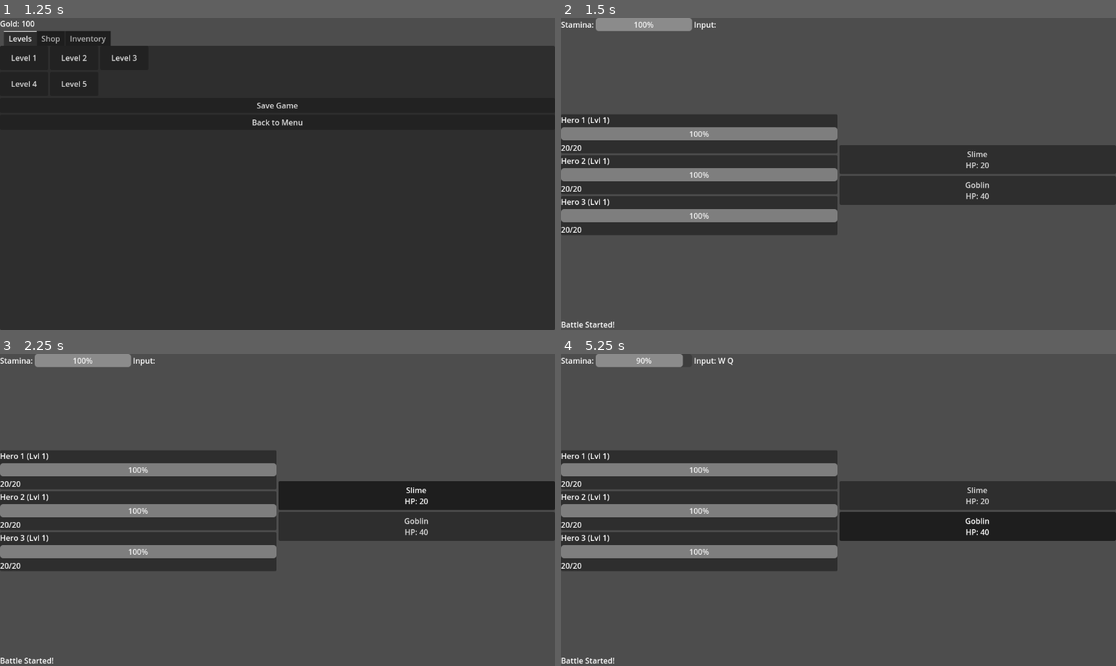
Above: before the commit, frames 1-4 (two rows, left to right).
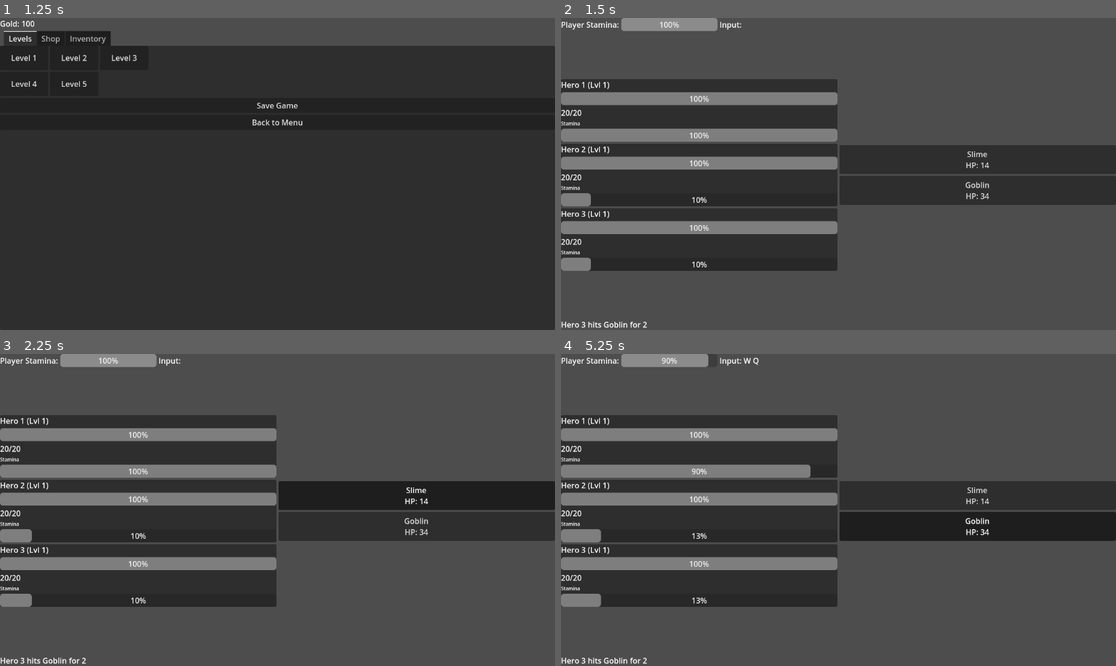
Above: after the commit, the same moments.

Repository: BautistaBravo/ReinosLowScope
Game: Godot game, scene res://scenes/MainMenu.tscn
The game is run twice, just before and just after one commit, with the same random seed, the same clock (stepped at 60 frames per second) and the same inputs.
Inputs (mouse positions are in pixels of both pictures, inside the frame that each line leads up to):
- Up to frame 1 (1.25 s): click "New Game" at 0.5 s
- Up to frame 2 (1.5 s): click "Level 2" at 1.25 s
- Up to frame 3 (2.25 s): click (416, 494) at 2 s, where only the run before the commit has a clickable "Slime HP: 20"
- Up to frame 4 (5.25 s): click (977, 494) at 2.75 s, where only the run after the commit has a clickable "Slime HP: 14"; click (977, 525) at 3.5 s, where only the run before the commit has a clickable "Goblin HP: 40"; click (977, 525) at 4.25 s, where only the run after the commit has a clickable "Goblin HP: 34"; tap Enter at 5 s; hold W from 5.03 s (still down); tap Q at 5.1 s

Frame 1 is identical in both runs. In frame 2, 21% of the frame differs, in the area x 0-78%, y 0-100%; in frame 3, 21%; in frame 4, 22%.

Commit message:
Implement AI Companions with independent stamina
- Refactored `Combat.gd` to split stamina management between Player (index 0) and AI Companions (indices > 0).
- Implemented independent stamina bars for each party member.
- Implemented AI logic: Companions wait for stamina to reach threshold, then randomly Attack or Heal.
- Player inputs now consume only Player Stamina.
- Updated `DOCUMENTATION.md` to explain AI Companion behavior.

Diff:
--- a/scripts/scenes/Combat.gd
+++ b/scripts/scenes/Combat.gd
@@ -4,20 +4,30 @@
 const BASE_STAMINA_COST = 5
 const BASE_STAMINA_REGEN = 1.0
 const BASE_MAX_STAMINA = 100.0
+const AI_ACTION_COST = 30.0 # Stamina required for AI companion to act
 
 # State
-var current_stamina = 100.0
-var max_stamina = 100.0
-var stamina_regen = 1.0
-
+var is_combat_active = true
+
+# Player State (Hero 1)
+var player_stamina = 100.0
+var player_max_stamina = 100.0
+var player_stamina_regen = 1.0
 var input_buffer = []
+
+# Party State (AI)
+# Array of floats tracking stamina for each member.
+# Index 0 is player_stamina (synced), Indices > 0 are AI.
+var party_stamina = []
+var party_max_stamina = []
+var party_stamina_regen = []
+
 var selected_enemy_index = -1
-var enemies_data = [] # Local copy of enemy data for the battle
-var enemy_atb_gauges = [] # Array of floats (0 to 100)
-var is_combat_active = true
+var enemies_data = []
+var enemy_atb_gauges = []
 
 # UI References
-var stamina_bar: ProgressBar
+var stamina_bar: ProgressBar # Player's big stamina bar
 var input_label: Label
 var log_label: Label
 var party_container: VBoxContainer
@@ -26,7 +36,12 @@
 
 func _ready():
 	_calculate_party_stats()
-	current_stamina = max_stamina
+	# Initialize run-time stamina
+	party_stamina = []
+	for i in range(GameManager.party.size()):
+		party_stamina.append(party_max_stamina[i])
+
+	player_stamina = party_stamina[0]
 	input_buffer = []
 
 	_build_ui()
@@ -34,29 +49,35 @@
 	_load_enemies()
 
 func _calculate_party_stats():
-	# Calculate global stamina stats based on equipment
-	var bonus_stam = GameManager.get_party_total_stat_bonus("stamina")
-	var bonus_regen = GameManager.get_party_total_stat_bonus("stamina_regen")
-
-	max_stamina = BASE_MAX_STAMINA + bonus_stam
-	stamina_regen = BASE_STAMINA_REGEN + bonus_regen
+	party_max_stamina = []
+	party_stamina_regen = []
+
+	for i in range(GameManager.party.size()):
+		var bonus_stam = GameManager.get_member_effective_stat(i, "stamina", 0)
+		var bonus_regen = GameManager.get_member_effective_stat(i, "stamina_regen", 0)
+
+		party_max_stamina.append(BASE_MAX_STAMINA + bonus_stam)
+		party_stamina_regen.append(BASE_STAMINA_REGEN + bonus_regen)
+
+	# Player alias
+	player_max_stamina = party_max_stamina[0]
+	player_stamina_regen = party_stamina_regen[0]
 
 func _build_ui():
-	# Root VBox
 	var root = VBoxContainer.new()
 	root.set_anchors_and_offsets_preset(Control.PRESET_FULL_RECT)
 	add_child(root)
 
-	# Top Bar: Stamina
+	# Top Bar: Player Stamina
 	var top_bar = HBoxContainer.new()
 	root.add_child(top_bar)
 
 	var stam_label = Label.new()
-	stam_label.text = "Stamina:"
+	stam_label.text = "Player Stamina:"
 	top_bar.add_child(stam_label)
 
 	stamina_bar = ProgressBar.new()
-	stamina_bar.max_value = max_stamina
+	stamina_bar.max_value = player_max_stamina
 	stamina_bar.custom_minimum_size = Vector2(200, 20)
 	top_bar.add_child(stamina_bar)
 
@@ -64,24 +85,20 @@
 	input_feedback.text = "Input: "
 	top_bar.add_child(input_feedback)
 
-	# Middle: Battle Ground
 	var battle_ground = HBoxContainer.new()
 	battle_ground.size_flags_vertical = Control.SIZE_EXPAND_FILL
 	root.add_child(battle_ground)
 
-	# Left: Party
 	party_container = VBoxContainer.new()
 	party_container.size_flags_horizontal = Control.SIZE_EXPAND_FILL
 	party_container.alignment = BoxContainer.ALIGNMENT_CENTER
 	battle_ground.add_child(party_container)
 
-	# Right: Enemies
 	enemy_container = VBoxContainer.new()
 	enemy_container.size_flags_horizontal = Control.SIZE_EXPAND_FILL
 	enemy_container.alignment = BoxContainer.ALIGNMENT_CENTER
 	battle_ground.add_child(enemy_container)
 
-	# Bottom: Log
 	log_label = Label.new()
 	log_label.text = "Battle Started!"
 	root.add_child(log_label)
@@ -90,11 +107,9 @@
 	_refresh_party_ui()
 
 func _refresh_party_ui():
-	# Clear existing
 	for child in party_container.get_children():
 		child.queue_free()
 
-	# Rebuild
 	for i in range(GameManager.party.size()):
 		var member = GameManager.party[i]
 		var panel = PanelContainer.new()
@@ -103,7 +118,7 @@
 		var vbox = VBoxContainer.new()
 		panel.add_child(vbox)
 
-		# Calc Stats
+		# Stats
 		var bonus_hp = GameManager.get_member_effective_stat(i, "hp", 0)
 		var total_max_hp = member["max_hp"] + bonus_hp
 
@@ -111,6 +126,7 @@
 		name_lbl.text = member["name"] + " (Lvl " + str(member["level"]) + ")"
 		vbox.add_child(name_lbl)
 
+		# HP Bar
 		var hp_bar = ProgressBar.new()
 		hp_bar.max_value = total_max_hp
 		hp_bar.value = member["hp"]
@@ -120,6 +136,19 @@
 		var hp_text = Label.new()
 		hp_text.text = str(member["hp"]) + "/" + str(total_max_hp)
 		vbox.add_child(hp_text)
+
+		# Stamina Bar (for everyone, so we can see AI status)
+		var s_lbl = Label.new()
+		s_lbl.text = "Stamina"
+		s_lbl.add_theme_font_size_override("font_size", 10)
+		vbox.add_child(s_lbl)
+
+		var s_bar = ProgressBar.new()
+		s_bar.max_value = party_max_stamina[i]
+		s_bar.value = party_stamina[i]
+		s_bar.custom_minimum_size = Vector2(100, 8)
+		# Distinguish Player vs AI visually if desired, but default is fine
+		vbox.add_child(s_bar)
 
 func _load_enemies():
 	enemies_data = GameManager.get_level_data(GameManager.selected_level)
@@ -154,9 +183,26 @@
 	if not is_combat_active:
 		return
 
-	# Regen Player Stamina
-	current_stamina = min(current_stamina + stamina_regen * delta, max_stamina)
-	stamina_bar.value = current_stamina
+	# Regen Party Stamina
+	for i in range(party_stamina.size()):
+		if GameManager.party[i]["hp"] > 0:
+			party_stamina[i] = min(party_stamina[i] + party_stamina_regen[i] * delta, party_max_stamina[i])
+
+			# AI Logic (Indices > 0)
+			if i > 0 and party_stamina[i] >= AI_ACTION_COST:
+				_ai_companion_act(i)
+
+	# Sync player var for UI ease
+	player_stamina = party_stamina[0]
+	stamina_bar.value = player_stamina
+
+	# Refresh UI bars occasionally or every frame?
+	# Rebuilding UI every frame is expensive. Let's update values if possible.
+	# But _refresh_party_ui rebuilds nodes. Better to just update value property if we had references.
+	# For prototype, rebuilding is fast enough, but causes flicker/input issues if we had buttons there.
+	# Since it's passive bars, we can optimize or just leave it.
+	# Given the structure, let's optimize slightly: update specific children.
+	_update_party_bars_only()
 
 	# Process Enemies
 	for i in range(enemies_data.size()):
@@ -167,6 +213,67 @@
 				enemy_atb_gauges[i] = 0.0
 				_enemy_attack(i)
 
+func _update_party_bars_only():
+	# Iterate existing containers and update values
+	var children = party_container.get_children()
+	for i in range(children.size()):
+		if i >= party_stamina.size(): break
+		var panel = children[i]
+		var vbox = panel.get_child(0)
+		# VBox Structure: Name(0), HPBar(1), HPText(2), StamLbl(3), StamBar(4)
+		if vbox.get_child_count() >= 5:
+			var hp_bar = vbox.get_child(1)
+			var hp_text = vbox.get_child(2)
+			var s_bar = vbox.get_child(4)
+
+			# HP Update
+			var member = GameManager.party[i]
+			var bonus_hp = GameManager.get_member_effective_stat(i, "hp", 0)
+			var max_hp = member["max_hp"] + bonus_hp
+			hp_bar.max_value = max_hp
+			hp_bar.value = member["hp"]
+			hp_text.text = str(member["hp"]) + "/" + str(max_hp)
+
+			# Stam Update
+			s_bar.max_value = party_max_stamina[i]
+			s_bar.value = party_stamina[i]
+
+func _ai_companion_act(member_idx):
+	party_stamina[member_idx] -= AI_ACTION_COST
+
+	# Simple AI: 30% chance heal if anyone low, else Attack random
+	var needs_heal = false
+	for m in GameManager.party:
+		if m["hp"] > 0 and m["hp"] < (m["max_hp"] * 0.5):
+			needs_heal = true
+			break
+
+	var action = "attack"
+	if needs_heal and randf() < 0.3:
+		action = "heal"
+
+	if action == "heal":
+		var heal_amt = 5 # Fixed low heal
+		GameManager.heal_party(heal_amt)
+		log_label.text = GameManager.party[member_idx]["name"] + " heals party for " + str(heal_amt)
+	else:
+		# Attack
+		var dmg_bonus = GameManager.get_member_effective_stat(member_idx, "damage", 0)
+		var dmg = 2 + dmg_bonus # Base 2 + Bonus
+
+		# Find target
+		var targets = []
+		for e_idx in range(enemies_data.size()):
+			if enemies_data[e_idx]["hp"] > 0:
+				targets.append(e_idx)
+
+		if targets.size() > 0:
+			var t = targets.pick_random()
+			enemies_data[t]["hp"] -= dmg
+			log_label.text = GameManager.party[member_idx]["name"] + " hits " + enemies_data[t]["name"] + " for " + str(dmg)
+			_refresh_enemy_ui() # Update enemy HP visuals
+			_check_win_condition()
+
 func _enemy_attack(enemy_idx):
 	var ai_type = enemies_data[enemy_idx].get("ai_type", "random")
 	var target_idx = -1
@@ -177,9 +284,8 @@
 			alive_indices.append(i)
 
 	if alive_indices.size() == 0:
-		return # No one to attack
-
-	# AI Logic
+		return
+
 	if ai_type == "focus_weak":
 		var lowest_hp = 9999
 		for i in alive_indices:
@@ -192,14 +298,14 @@
 			if GameManager.party[i]["hp"] > highest_hp:
 				highest_hp = GameManager.party[i]["hp"]
 				target_idx = i
-	else: # random
+	else:
 		target_idx = alive_indices.pick_random()
 
 	if target_idx != -1:
 		var dmg = enemies_data[enemy_idx].get("damage", 2)
 		GameManager.damage_party_member(target_idx, dmg)
 		log_label.text = enemies_data[enemy_idx]["name"] + " hits " + GameManager.party[target_idx]["name"] + " for " + str(dmg)
-		_refresh_party_ui()
+		# HP visuals update in _process via _update_party_bars_only
 		_check_loss_condition()
 
 func _input(event):
@@ -216,8 +322,9 @@
 			key = "E"
 
 		if key != "":
-			if current_stamina >= BASE_STAMINA_COST:
-				current_stamina -= BASE_STAMINA_COST
+			# Use Player Stamina (Index 0)
+			if party_stamina[0] >= BASE_STAMINA_COST:
+				party_stamina[0] -= BASE_STAMINA_COST
 				input_buffer.append(key)
 				_update_input_label()
 
@@ -237,33 +344,25 @@
 	var w = input_buffer.count("W")
 	var e = input_buffer.count("E")
 
-	var log_text = "Combo: "
+	var log_text = "Player Combo: "
 
 	# Heal
 	if w > 0:
 		var heal_base = w * 1
-		# Maybe equip affects healing? Assuming not for now, or maybe "damage" stat affects it?
-		# Let's say damage stat affects healing too for simplicity? Or just kept base.
-		# Prompt says: "Curando 1 punto... haciendo 1 punto de daño...". Doesn't specify stats affect healing.
-		# I will stick to base healing.
 		GameManager.heal_party(heal_base)
 		log_text += "Heal party " + str(heal_base) + ". "
-		_refresh_party_ui()
 
 	# Damage
-	# Calculate total damage bonus from party equipment
-	var total_dmg_bonus = GameManager.get_party_total_stat_bonus("damage")
-	# Does "damage extra" apply to every hit? Or just total combo?
-	# Let's apply it to total combo damage.
+	# Only Player Equipment Bonus
+	var dmg_bonus = GameManager.get_member_effective_stat(0, "damage", 0)
 
 	var base_dmg = (q * 1) + (e * 2)
-	var total_dmg = base_dmg + total_dmg_bonus
+	var total_dmg = base_dmg + dmg_bonus
 
 	if base_dmg > 0:
-		# Check target
 		if selected_enemy_index != -1 and selected_enemy_index < enemies_data.size() and enemies_data[selected_enemy_index]["hp"] > 0:
 			enemies_data[selected_enemy_index]["hp"] -= total_dmg
-			log_text += "Hit enemy for " + str(total_dmg) + " (Base " + str(base_dmg) + " + Bonus " + str(total_dmg_bonus) + ")."
+			log_text += "Hit enemy for " + str(total_dmg) + "."
 			_refresh_enemy_ui()
 			_check_win_condition()
 		else:
@@ -288,7 +387,6 @@
 		GameManager.gain_party_xp(total_xp)
 		GameManager.save_game()
 
-		# Delay exit
 		await get_tree().create_timer(2.0).timeout
 		get_tree().change_scene_to_file("res://scenes/LevelSelector.tscn")
 
@@ -302,6 +400,5 @@
 	if all_dead:
 		is_combat_active = false
 		log_label.text = "Defeat..."
-		# Maybe reload?
 		await get_tree().create_timer(2.0).timeout
 		get_tree().change_scene_to_file("res://scenes/MainMenu.tscn")
Not shown, changed: DOCUMENTATION.md
